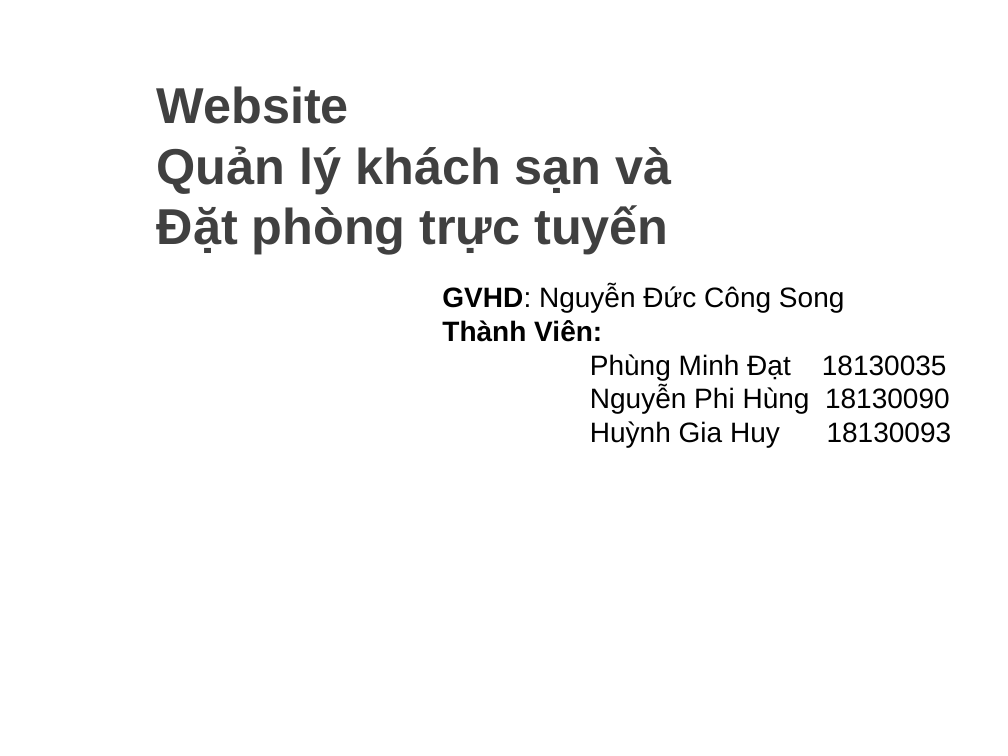
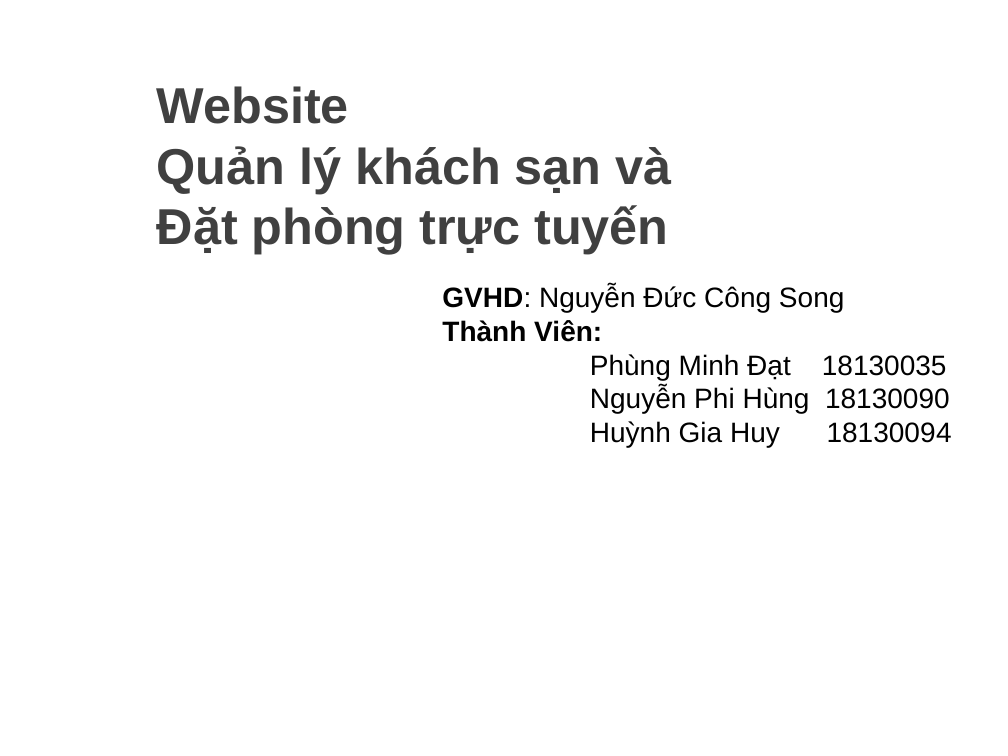
Before and after one commit to minhdat1602/2021_cnpm_group09, a slide deck: slide 1 of document_slide/slide.pptx. Drawn at 1008x756 pixels with LibreOffice and Linux fonts; fonts in the diff are those of the drawing; background and template pictures are left out. Boxes give left, top, right and bottom in pixels: in the first picture for what was removed or moved away, otherwise in the second. Text is boxed around its words. In the diff, an @@ line names an element or a change of style, - is before the commit and + after.

```diff
--- a/document_slide/slide.pptx
+++ b/document_slide/slide.pptx
@@ text at bbox=[590, 421, 952, 447]: text changed @@
-Huỳnh Gia Huy 18130093
+Huỳnh Gia Huy 18130094
```
Also in this commit, not shown: 10 other slides changed, 1 slide removed.
